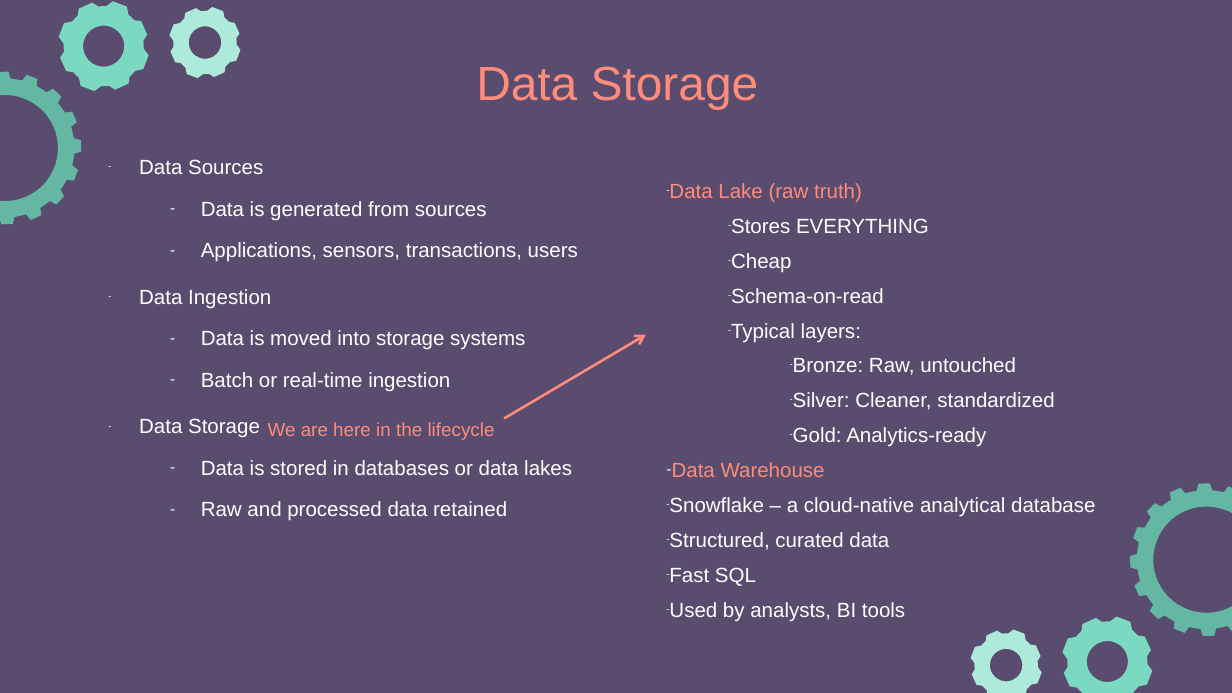
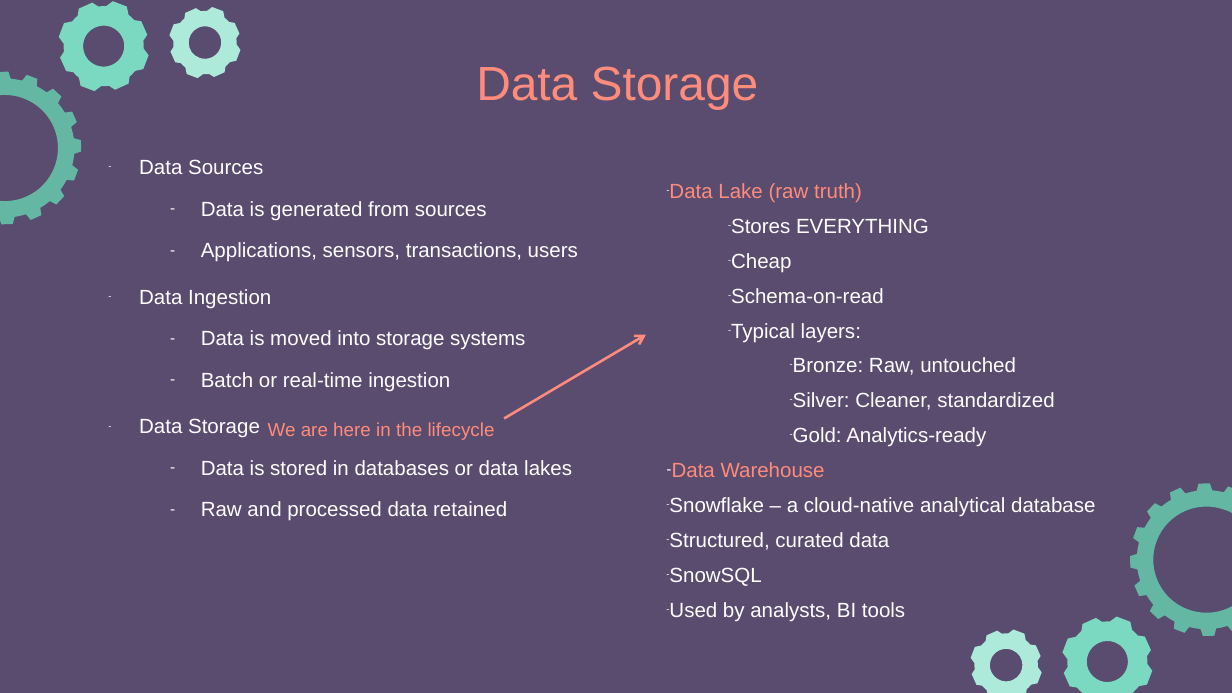
Before and after one commit to e-m-wilson/python_sql, a slide deck: slide 8 of Week_4/BigData.pptx. Drawn at 1232x693 pixels with LibreOffice and Linux fonts; fonts in the diff are those of the drawing. Boxes give left, top, right and bottom in pixels: in the first picture for what was removed or moved away, otherwise in the second. Text is boxed around its words. In the diff, an @@ line names an element or a change of style, - is before the commit and + after.

```diff
--- a/Week_4/BigData.pptx
+++ b/Week_4/BigData.pptx
@@ text at <box>669,567,761,586</box>: text changed @@
-    – Fast SQL
+    – SnowSQL
```
Also in this commit, not shown: 1 other slide changed, 2 other files.
